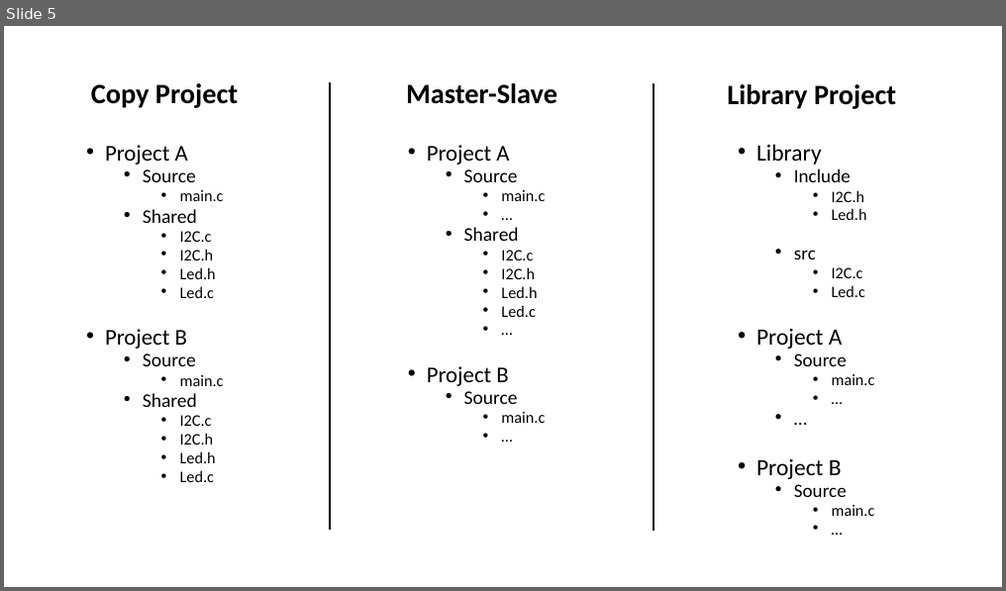
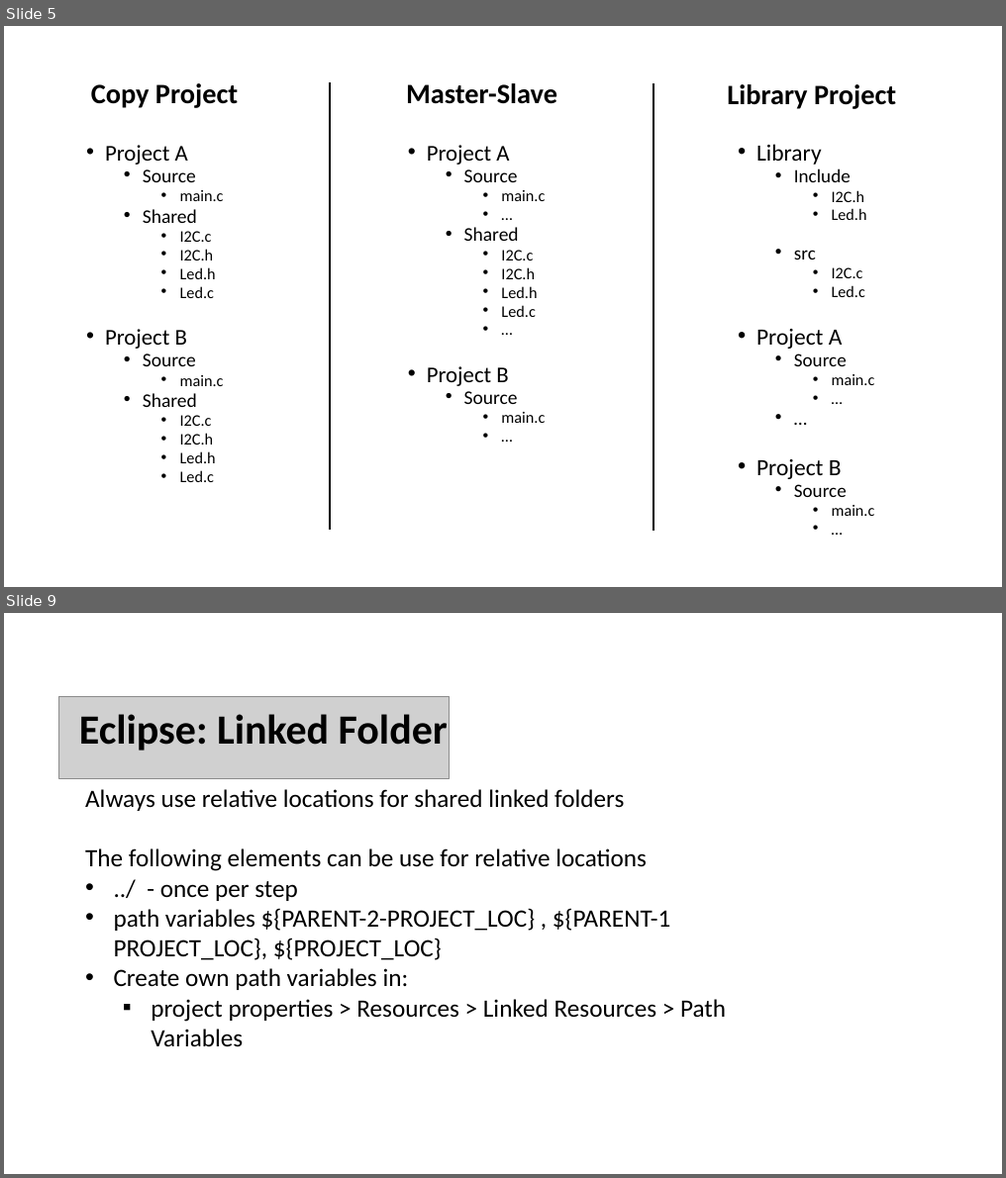
Before and after one commit to eiswasser/Sumobotic, a slide deck: Recap.pptx. Shown one above the other, each under a label of ours: slide 5 before the commit, slides 5 and 9 after it; the slides between them are not shown. The pictures are 1006x591 and 1006x1178 pixels, drawn with LibreOffice and Linux fonts; fonts in the diff are those of the drawing; grey boxes stand for pictures. Boxes give left, top, right and bottom in pixels: in the first picture for what was removed or moved away, otherwise in the second. Text is boxed around its words. In the diff, an @@ line names an element or a change of style, - is before the commit and + after.

```diff
--- a/Recap.pptx
+++ b/Recap.pptx
@@ slide 9 added at bbox=[4, 613, 1002, 1174], background #FFFFFF @@
@@ picture added at bbox=[58, 696, 449, 778] @@
@@ title added at bbox=[79, 714, 448, 751], 40 pt, text #000000, bold @@
+Eclipse: Linked Folder
@@ text added at bbox=[85, 789, 726, 1048], 24 pt, text #000000 @@
+Always use relative locations for shared linked folders
+The following elements can be use for relative locations
+• ../ - once per step
+• path variables ${PARENT-2-PROJECT_LOC} , ${PARENT-1 PROJECT_LOC}, ${PROJECT_LOC}
+• Create own path variables in:
+  ▪ project properties > Resources > Linked Resources > Path Variables
```
Also in this commit, not shown: 5 slides changed, 1 other slide added, 1 slide removed.
